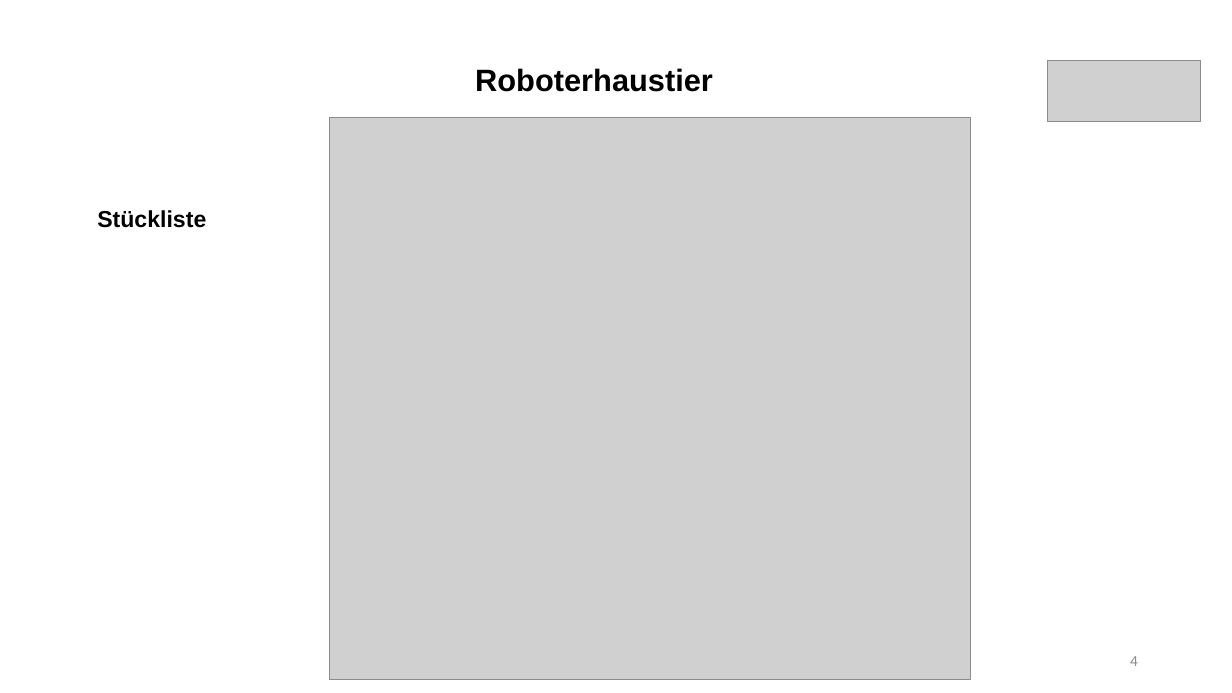
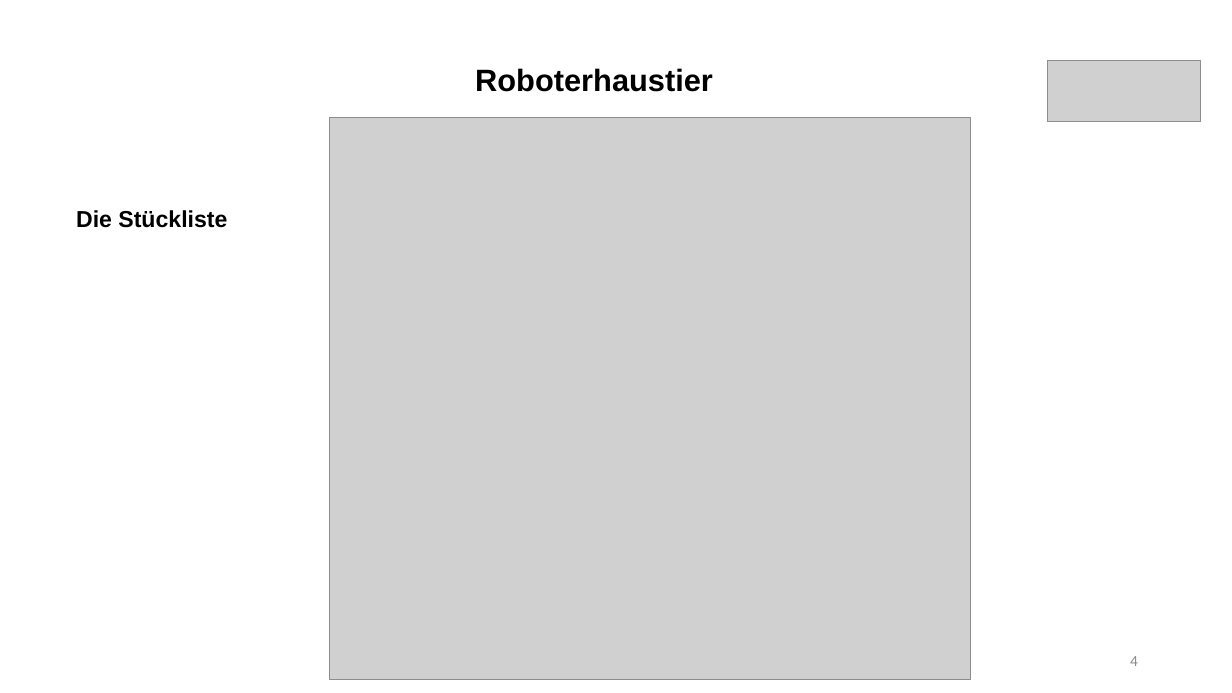
Before and after one commit to frankyhub/Egone, a slide deck: slide 4 of pdf/Roboterhaustier.pptx. Drawn at 1232x693 pixels with LibreOffice and Linux fonts; fonts in the diff are those of the drawing; grey boxes stand for pictures. Boxes give left, top, right and bottom in pixels: in the first picture for what was removed or moved away, otherwise in the second. Text is boxed around its words. In the diff, an @@ line names an element or a change of style, - is before the commit and + after.

```diff
--- a/pdf/Roboterhaustier.pptx
+++ b/pdf/Roboterhaustier.pptx
@@ text at (x1=76, y1=210, x2=227, y2=228): text changed @@
-Stückliste
+Die Stückliste
```
Also in this commit, not shown: 9 other slides changed, 1 other file.
